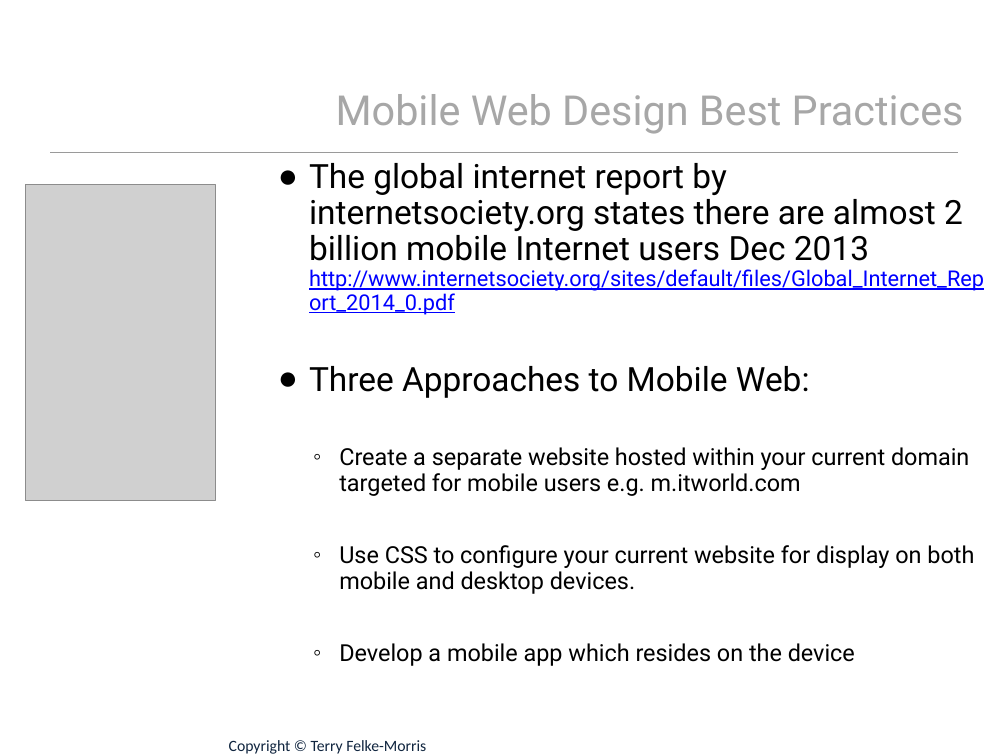
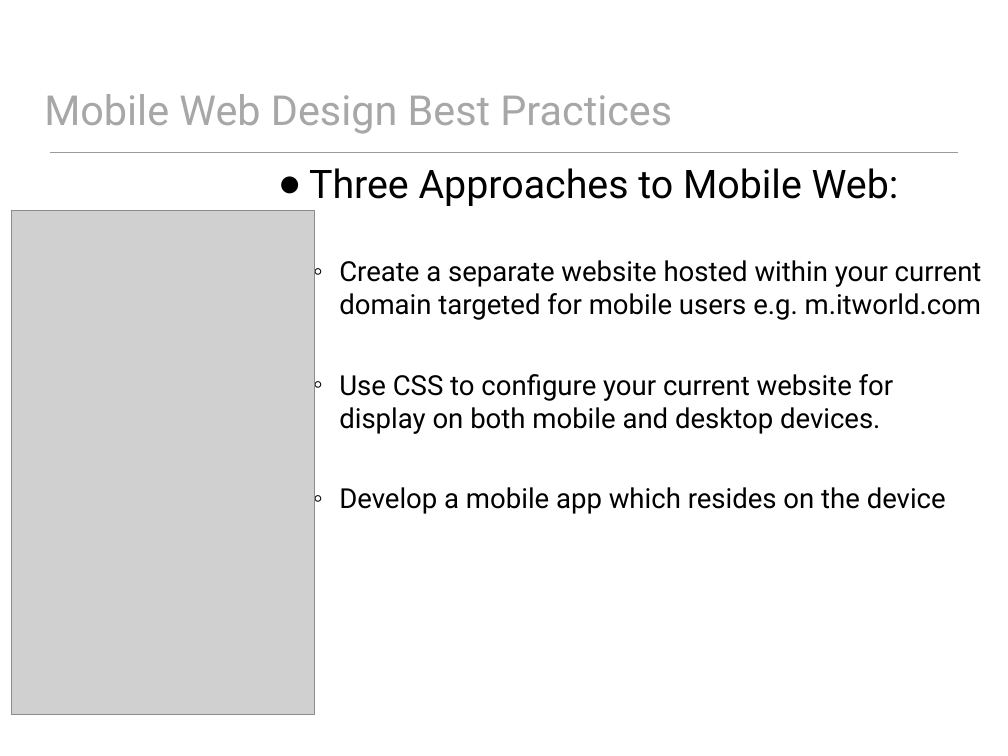
Before and after one commit to wit-web-dev-2015/web-dev-1, a slide deck: slide 7 of topic07/talk-1/a-css-layout-part2.pptx (slide 2 before the commit). Drawn at 1008x756 pixels with LibreOffice and Linux fonts; fonts in the diff are those of the drawing; grey boxes stand for pictures. Boxes give left, top, right and bottom in pixels: in the first picture for what was removed or moved away, otherwise in the second. Text is boxed around its words. In the diff, an @@ line names an element or a change of style, - is before the commit and + after.

```diff
--- a/topic07/talk-1/a-css-layout-part2.pptx
+++ b/topic07/talk-1/a-css-layout-part2.pptx
@@ title "Mobile Web Design Best Practices" at (44,94,672,134): alignment right to left @@
@@ text "Three Approaches to Mobile Web:" at (309,168,982,514): size 34 to 40 pt in "Three Approaches to Mobile Web:"; size 23.8 to 28 pt in "Create a separate website hosted within your ...", "Use CSS to configure your current website ...", "Develop a mobile app which resides on ..."; line spacing 0.9 to 1 @@
@@ text at (309,163,984,315): paragraph removed @@
-● The global internet report by internetsociety.org states there are almost 2 billion mobile Internet users Dec 2013 http://www.internetsociety.org/sites/default/files/Global_Internet_Report_2014_0.pdf
@@ picture: place and size @@
-picture at (26,185,215,500)
+picture at (11,211,315,715)
@@ text removed at (229,740,426,754) @@
-Copyright © Terry Felke-Morris
```
Also in this commit, not shown: 14 other slides changed, 6 slides added, 5 slides removed, 32 other files.
